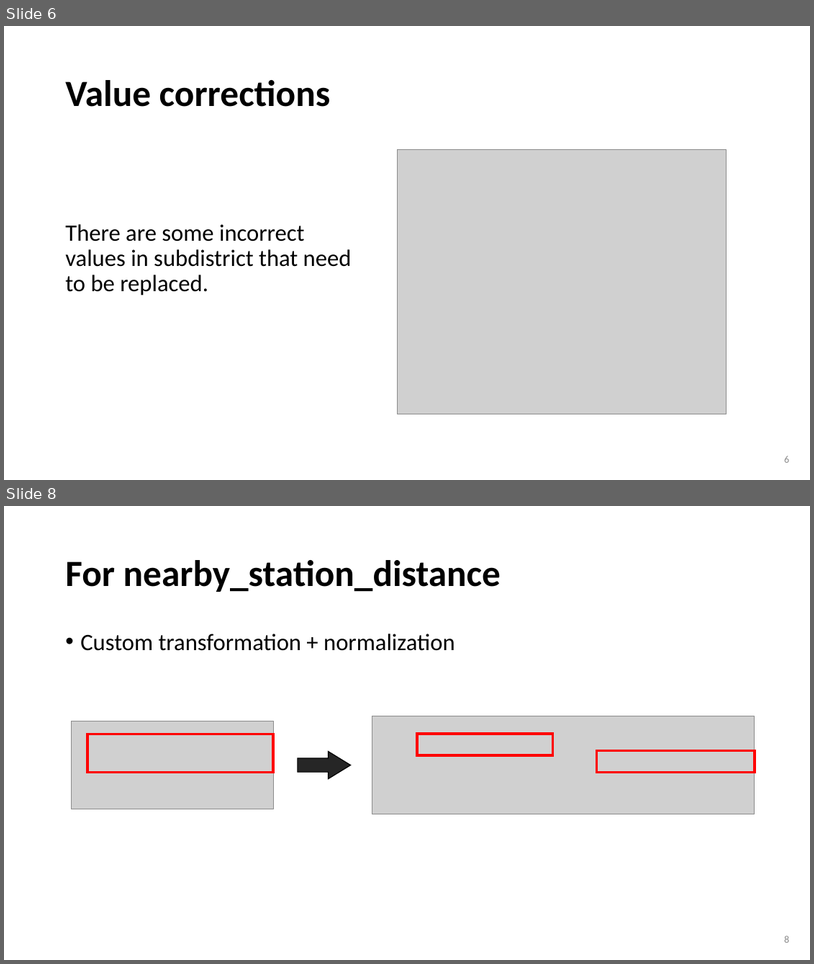
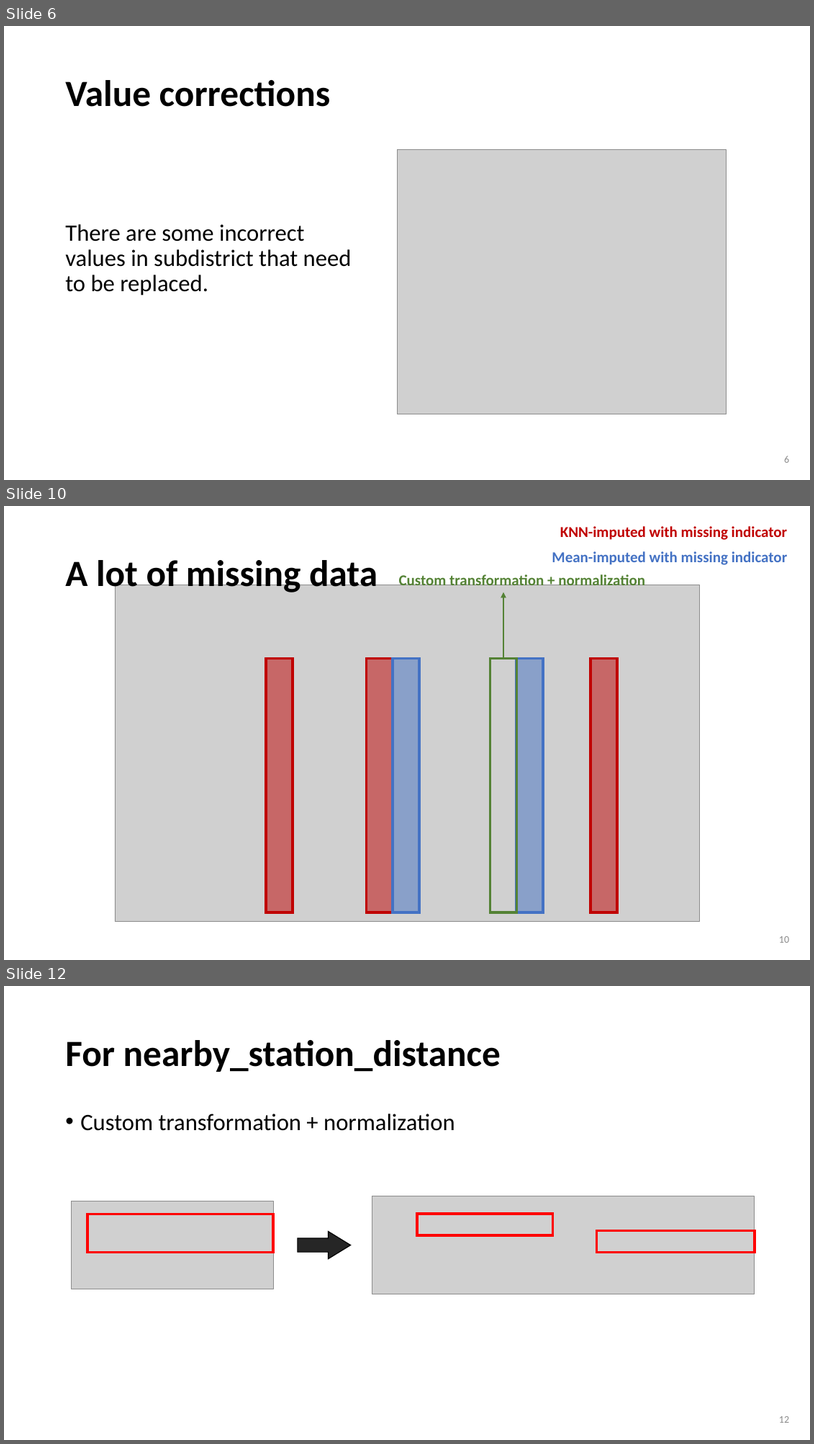
Before and after one commit to wtwwitt/project_2_bangkok_housing_price, a slide deck: presentation/Bangkok Housing Price Prediction for buyers and sellers.pptx. Shown one above the other, each under a label of ours: slides 6 and 8 before the commit, slides 6, 10 and 12 after it; the slides between them are not shown. The pictures are 814x964 and 814x1444 pixels, drawn with LibreOffice and Linux fonts; fonts in the diff are those of the drawing; grey boxes stand for pictures. Boxes give left, top, right and bottom in pixels: in the first picture for what was removed or moved away, otherwise in the second. Text is boxed around its words. In the diff, an @@ line names an element or a change of style, - is before the commit and + after.

Commit message:
update presentation, add more information on missing value and XGBoost model

```diff
--- a/presentation/Bangkok Housing Price Prediction for buyers and sellers.pptx
+++ b/presentation/Bangkok Housing Price Prediction for buyers and sellers.pptx
@@ slide 10 added at (4, 506, 810, 960), background #FFFFFF @@
@@ text added at (561, 526, 787, 540), 18 pt, text #C00000, bold @@
+KNN-imputed with missing indicator
@@ title added at (65, 555, 378, 595), 44 pt, text #000000, bold @@
+A lot of missing data
@@ text added at (552, 551, 787, 565), 18 pt, text #4472C4, bold @@
+Mean-imputed with missing indicator
@@ picture added at (115, 585, 700, 921) @@
@@ text added at (399, 573, 646, 585), 18 pt, text #548235, bold @@
+Custom transformation + normalization
@@ arrow added from (504, 659) to (504, 592), #548235 2.25 pt @@
@@ rectangle added at (267, 659, 293, 912), fill #C00000 at 50% opacity, outline #C00000 3 pt @@
@@ rectangle added at (366, 659, 393, 912), fill #C00000 at 50% opacity, outline #C00000 3 pt @@
@@ rectangle added at (393, 659, 419, 912), fill #4472C4 at 50% opacity, outline #4472C4 3 pt @@
@@ rectangle added at (491, 659, 517, 912), outline #548235 3 pt @@
@@ rectangle added at (517, 659, 543, 912), fill #4472C4 at 50% opacity, outline #4472C4 3 pt @@
@@ rectangle added at (591, 659, 617, 912), fill #C00000 at 50% opacity, outline #C00000 3 pt @@
@@ page number added at (779, 936, 790, 942), 12 pt, text #8C8C8C @@
+10
@@ what was slide 8 is now slide 12 @@
@@ page number at (779, 1416, 790, 1422): text changed @@
-8
+12
```
Also in this commit, not shown: 5 slides changed, 4 other slides added, 23 other files.
